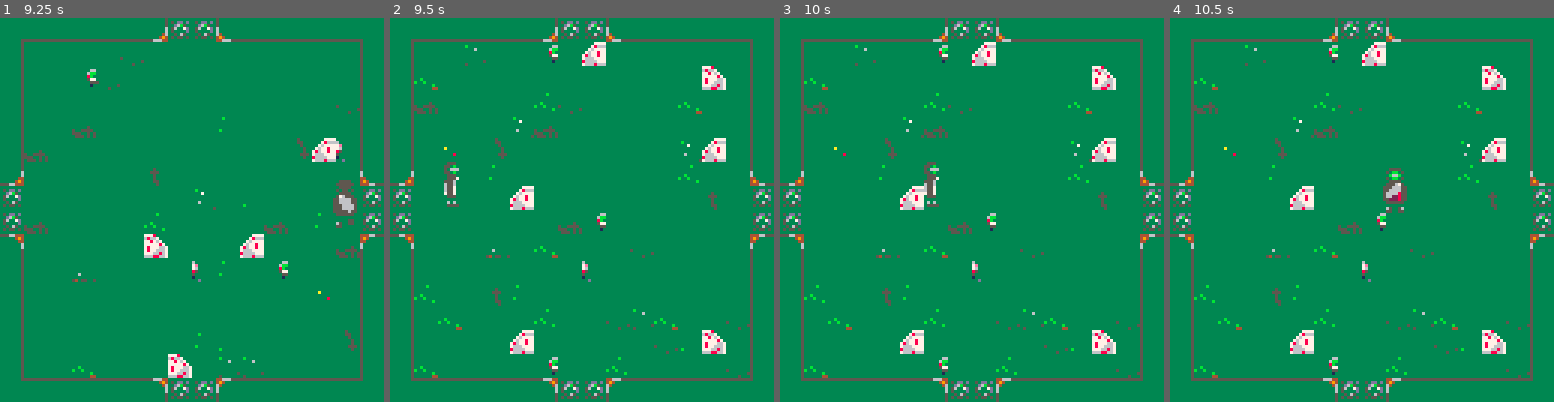
Above: before the commit, frames 1-4 (left to right).
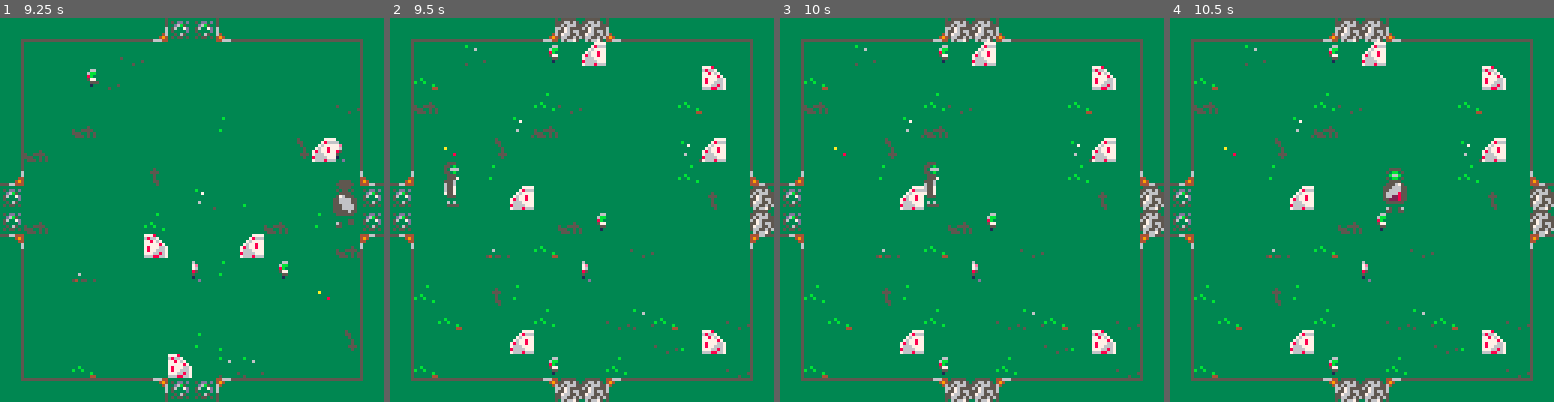
Above: after the commit, the same moments.

Repository: robertvargas-irq/gamedev-pico8-game-source
Game: PICO-8 cartridge apocalypse_couriers.p8
The game is run twice, just before and just after one commit, with the same random seed, the same clock (stepped at 60 frames per second) and the same inputs.
Inputs:
- Up to frame 1 (9.25 s): tap X (X key) at 0.33, 0.7, 1.43, 2.58, 3.1, 3.62, 4.13, 4.65, 5.17, 5.68, 6.2, 6.72, 7.23, 7.75, 8.27, 8.78 s; tap O (Z key) at 1.07, 1.8, 2.43, 3.07, 3.7, 4.33, 4.97, 5.6, 6.23, 6.87, 7.5, 8.13, 8.77 s; hold Right 2.33-3.33 s; hold Right 3.38-4.22 s; hold Up 4.27-4.67 s; hold Right 4.72-5.72 s; hold Down 5.77-6.1 s; hold Left 6.15-6.98 s; hold Right 7.03-8.03 s; hold Right 8.08-8.92 s; hold Up from 8.97 s (still down)
- Up to frame 2 (9.5 s): tap X (X key) at 9.3 s; release Up at 9.37 s; tap O (Z key) at 9.4 s; hold Right from 9.42 s (still down)
- Up to frame 3 (10 s): keep holding Right; tap X (X key) at 9.82 s
- Up to frame 4 (10.5 s): tap O (Z key) at 10.03 s; tap X (X key) at 10.33 s; release Right at 10.42 s; hold Down from 10.47 s (still down)

Frame 1 is identical in both runs. In frame 2, 1.8% of the frame differs, in the area x 43-100%, y 0-100%; in frame 3, 1.8%; in frame 4, 1.8%.

Commit message:
Tweaked max rooms

Diff:
--- a/globals.lua
+++ b/globals.lua
@@ -18,9 +18,10 @@
     up_spr=205,
     down_spr=206,
     blocking_spr=207,
+    battle_spr=202,
 
     -- level generation
-    max_rooms=1000,
+    max_rooms=10,
     difficulty=30,
     enemy_chance=30,
     room_difficulty=20,
